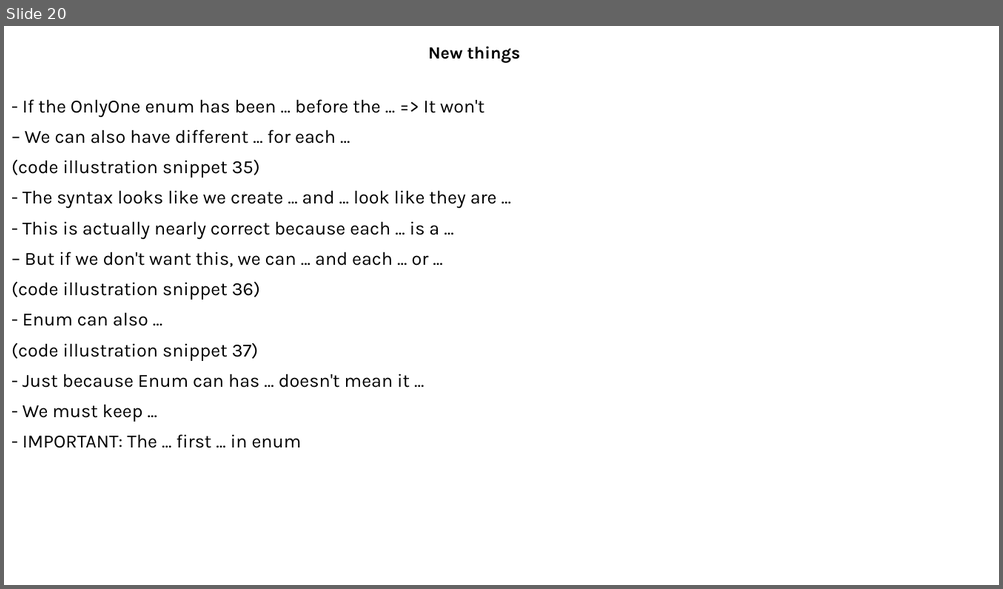
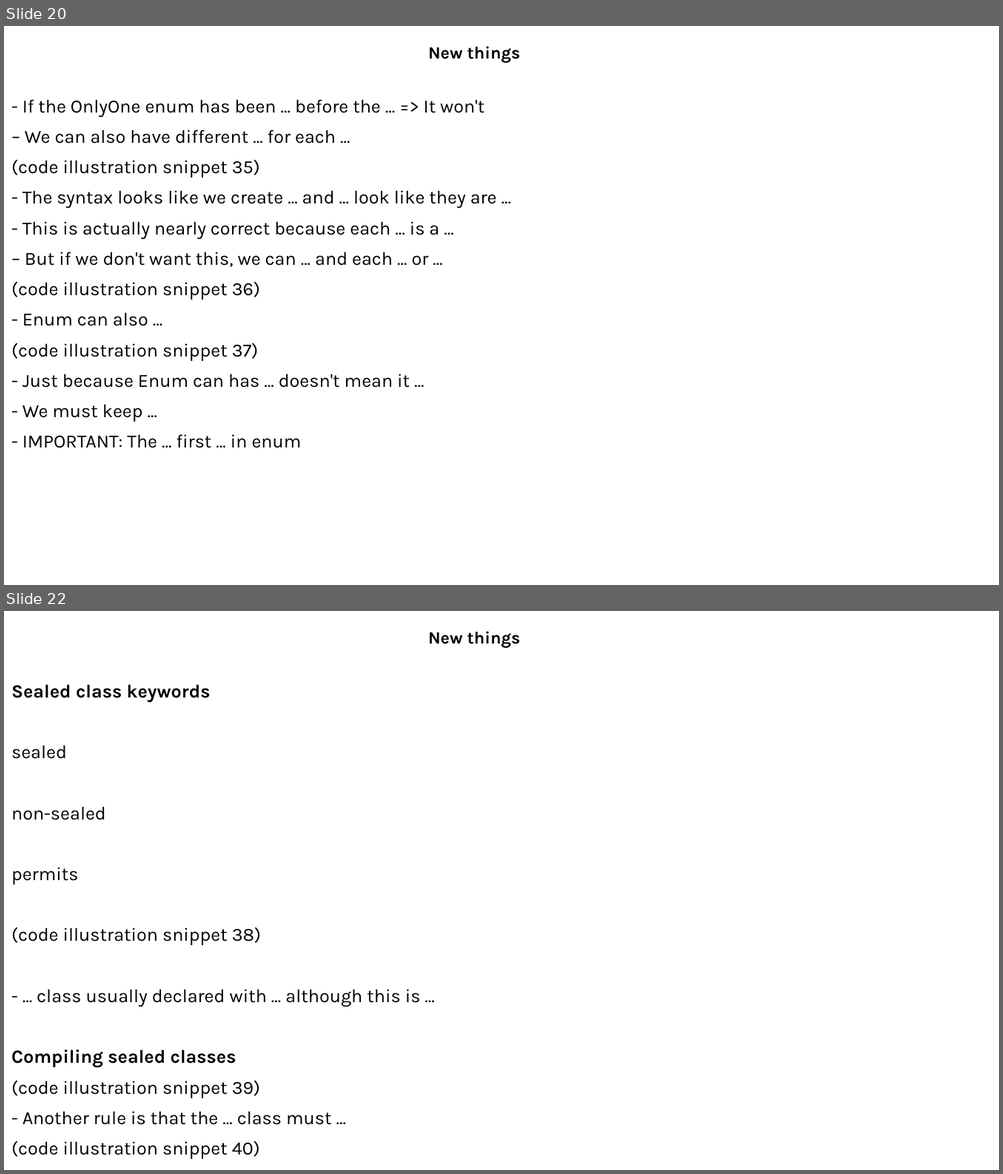
Before and after one commit to MaiDinhVinh/CS-Java, a slide deck: OCP17/Chapter 6 - Class Design and Chapter 7 - Beyond classes.pptx. Shown one above the other, each under a label of ours: slide 20 before the commit, slides 20 and 22 after it; the slides between them are not shown. The pictures are 1003x589 and 1003x1174 pixels, drawn with LibreOffice and Linux fonts; fonts in the diff are those of the drawing. Boxes give left, top, right and bottom in pixels: in the first picture for what was removed or moved away, otherwise in the second. Text is boxed around its words. In the diff, an @@ line names an element or a change of style, - is before the commit and + after.

```diff
--- a/OCP17/Chapter 6 - Class Design and Chapter 7 - Beyond classes.pptx
+++ b/OCP17/Chapter 6 - Class Design and Chapter 7 - Beyond classes.pptx
@@ slide 22 added at [4,611,999,1170], background #FFFFFF @@
@@ subtitle added at [428,631,521,648], 16.6 pt, text #000000, bold @@
+New things
@@ text added at [11,684,421,1159], 18 pt, text #000000 @@
+Sealed class keywords
+sealed
+non-sealed
+permits
+(code illustration snippet 38)
+- ... class usually declared with ... although this is ...
+Compiling sealed classes
+(code illustration snippet 39)
+- Another rule is that the ... class must ...
+(code illustration snippet 40)
```
Also in this commit, not shown: 18 other slides added.
